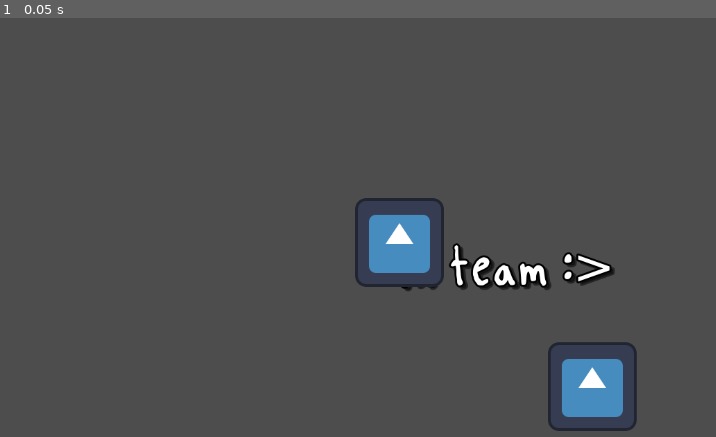
Above: before the commit, frame 1.
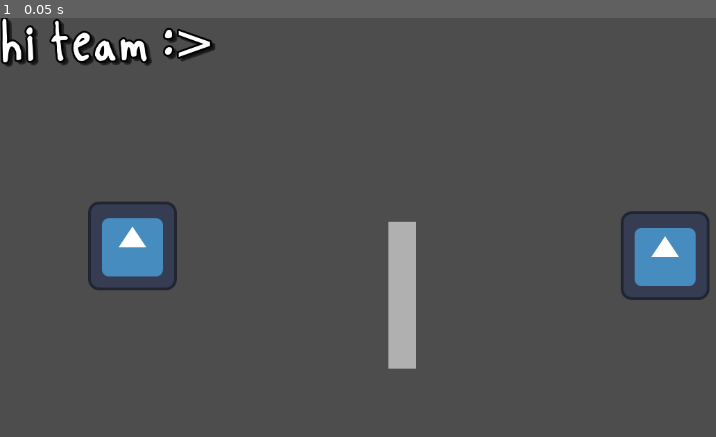
Above: after the commit, the same moment.

Repository: LucyThePirate/STL-Gamedev-Spring-Game-Jam-2025
Game: Godot game, scene res://Scenes/main.tscn
Same seed, same stepped clock (60 frames per second), same inputs: the game is played once before the commit and once after it. The engine's default icon, where the game draws it, is replaced by a stand-in: a white triangle on a blue panel in a dark square.
Inputs:
- Up to frame 1 (0.05 s): no input

The runs differ from the first frame. In frame 1, 9.5% of the frame differs, in the area x 0-100%, y 0-99%.

Commit message:
Updated player and obstacle collision, and camera2d

Diff:
--- a/new-game-project/Scenes/main.tscn
+++ b/new-game-project/Scenes/main.tscn
@@ -1,8 +1,9 @@
-[gd_scene load_steps=4 format=3 uid="uid://ds4qmjjl75eu3"]
+[gd_scene load_steps=5 format=3 uid="uid://ds4qmjjl75eu3"]
 
 [ext_resource type="FontFile" uid="uid://b4e7d31oc5tyi" path="res://Assets/Fonts/Permanentmarker-Regular.ttf" id="1_jjgbg"]
 [ext_resource type="PackedScene" uid="uid://dlaljyl5f6dcs" path="res://Scenes/player.tscn" id="2_bo1nx"]
 [ext_resource type="PackedScene" uid="uid://3i2kg7knjo0r" path="res://Scenes/camera_2d.tscn" id="3_8gbba"]
+[ext_resource type="PackedScene" uid="uid://q7uddcbmnklw" path="res://Scenes/obstacle_box.tscn" id="4_jjvhh"]
 
 [node name="Node2D" type="Node2D"]
 
@@ -20,9 +21,16 @@
 text = "hi team :>"
 
 [node name="Player 1" parent="." instance=ExtResource("2_bo1nx")]
-position = Vector2(278, 208)
+position = Vector2(191, 329)
 
 [node name="Player 2" parent="." instance=ExtResource("2_bo1nx")]
+position = Vector2(959, 343)
 player_id = 2
 
 [node name="Camera2D" parent="." instance=ExtResource("3_8gbba")]
+position = Vector2(576, 324)
+
+[node name="ObstacleBox" parent="." instance=ExtResource("4_jjvhh")]
+position = Vector2(580, 400)
+rotation = 1.5708
+scale = Vector2(5.32251, 1)
--- a/new-game-project/Scenes/obstacle_box.tscn
+++ b/new-game-project/Scenes/obstacle_box.tscn
@@ -3,11 +3,6 @@
 [sub_resource type="RectangleShape2D" id="RectangleShape2D_iqg88"]
 
 [node name="ObstacleBox" type="Node2D"]
-
-[node name="StaticBody2D" type="StaticBody2D" parent="."]
-
-[node name="CollisionShape2D" type="CollisionShape2D" parent="StaticBody2D"]
-shape = SubResource("RectangleShape2D_iqg88")
 
 [node name="ColorRect" type="ColorRect" parent="."]
 anchors_preset = 8
@@ -25,3 +20,9 @@
 size_flags_horizontal = 4
 size_flags_vertical = 4
 color = Color(0.688595, 0.688595, 0.688595, 1)
+
+[node name="StaticBody2D" type="StaticBody2D" parent="."]
+
+[node name="CollisionShape2D" type="CollisionShape2D" parent="StaticBody2D"]
+scale = Vector2(1.99, 1.99)
+shape = SubResource("RectangleShape2D_iqg88")
--- a/new-game-project/Scenes/player.tscn
+++ b/new-game-project/Scenes/player.tscn
@@ -12,4 +12,5 @@
 texture = ExtResource("2_7lbki")
 
 [node name="CollisionShape2D" type="CollisionShape2D" parent="."]
+scale = Vector2(6.395, 6.395)
 shape = SubResource("CircleShape2D_6ff1n")
